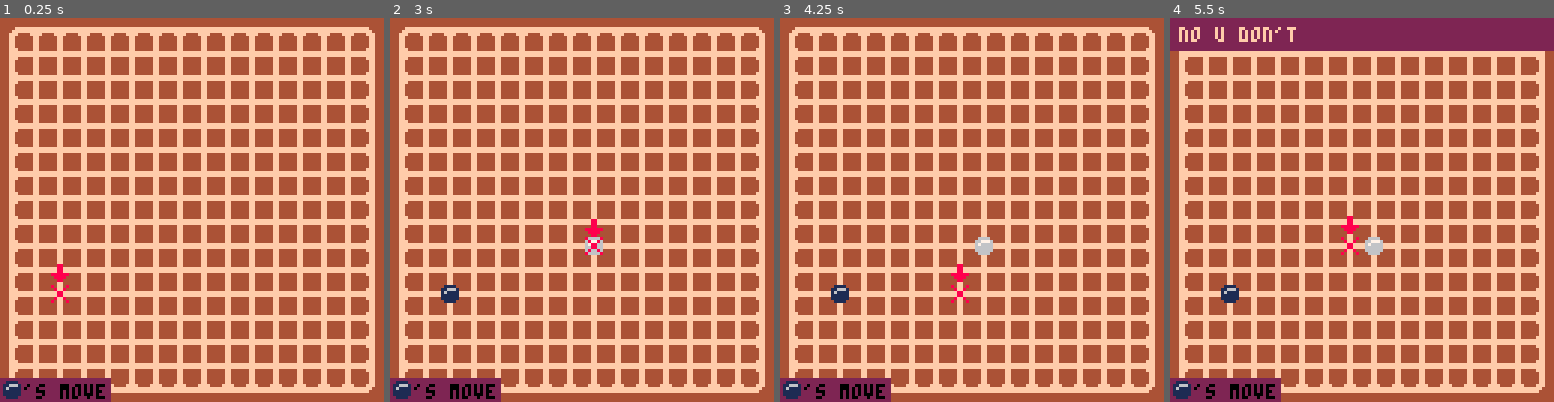
Above: before the commit, frames 1-4 (left to right).
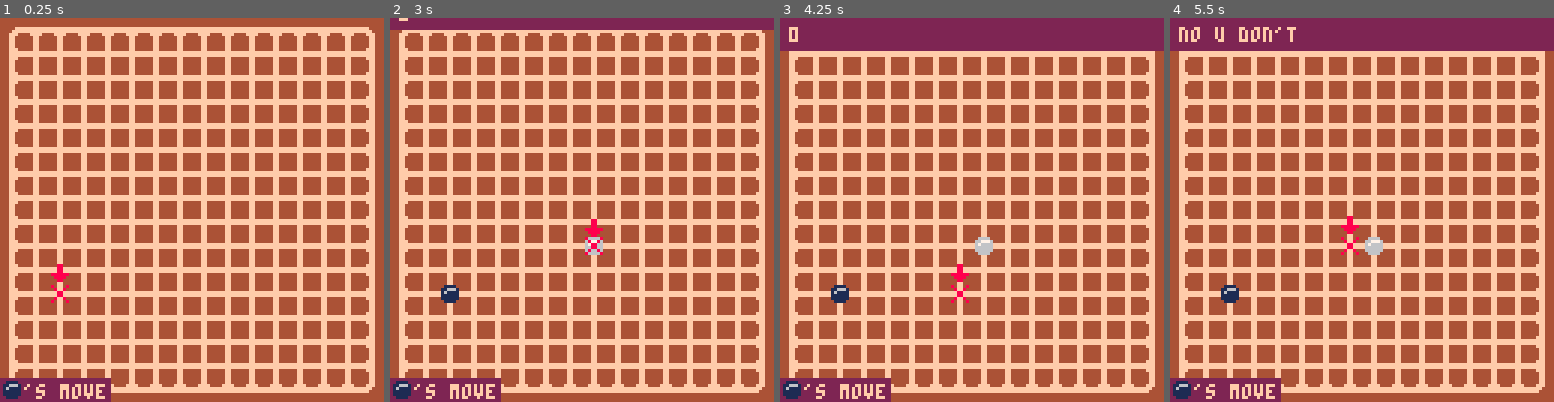
Above: after the commit, the same moments.

Repository: Sk0v0r0d4/gomokuminusone
Game: PICO-8 cartridge newgame.p8
Same seed, same stepped clock (60 frames per second), same inputs: the game is played once before the commit and once after it.
Inputs:
- Up to frame 1 (0.25 s): no input
- Up to frame 2 (3 s): tap X (X key) at 0.33, 1.07, 1.85, 2.97 s; hold Right 1.6-2.1 s; hold Up 2.15-2.42 s; hold Right from 2.47 s (still down)
- Up to frame 3 (4.25 s): release Right at 3.03 s; hold Left 3.08-3.58 s; hold Down 3.63-3.97 s; hold Right from 4.02 s (still down); tap X (X key) at 4.08 s
- Up to frame 4 (5.5 s): release Right at 4.68 s; hold Up 4.73-5.03 s; hold Left from 5.08 s (still down); tap X (X key) at 5.2 s

The runs differ from the first frame. In frame 1, 0.3% of the frame differs, in the area x 6-28%, y 95-100%; in frame 2, 3.4%; in frame 3, 8.9%, in the area x 0-100%, y 0-100%; in frame 4, 0.3%.

Commit message:
win check horizontal and vertical working

Diff:
--- a/scenes.lua
+++ b/scenes.lua
@@ -31,7 +31,7 @@
         "'s move",
         8,
         (15 * 8) + 2,
-        0
+        15
     )
 end
 
--- a/state.lua
+++ b/state.lua
@@ -41,6 +41,10 @@
         end
         board[pointer[1]][pointer[2]] = player
         sfx(8)
+        n = win_check()
+        new_popup(n)
+        if n ~= 0 then
+        end
         player += 1
         if player == 3 then
             player = 1
@@ -69,3 +73,45 @@
         sfx(10)
     end
 end
+
+function win_check()
+    local delta = { 0, 1 }
+    for i = 1, 14 do
+        local v = { i, 1 }
+        local prev = -1
+        local count = 1
+        for j = 1, 14 do
+            local current = board[v[1]][v[2]]
+            if current == prev and current ~= 0 then
+                count += 1
+            else
+                count = 1
+            end
+            prev = current
+            if count == 5 then
+                return prev
+            end
+            sum(v, delta)
+        end
+    end
+    delta = { 1, 0 }
+    for i = 1, 14 do
+        local v = { 1, i }
+        local prev = -1
+        local count = 1
+        for j = 1, 14 do
+            local current = board[v[1]][v[2]]
+            if current == prev and current ~= 0 then
+                count += 1
+            else
+                count = 1
+            end
+            prev = current
+            if count == 5 then
+                return prev
+            end
+            sum(v, delta)
+        end
+    end
+    return 0
+end
